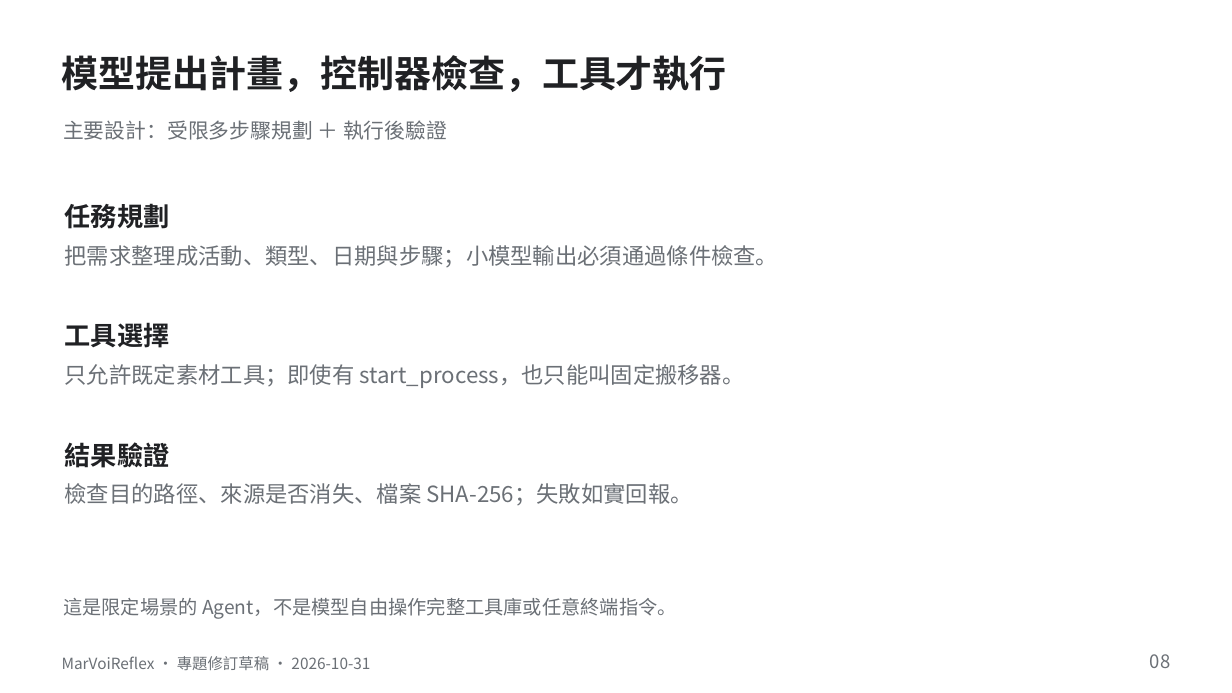
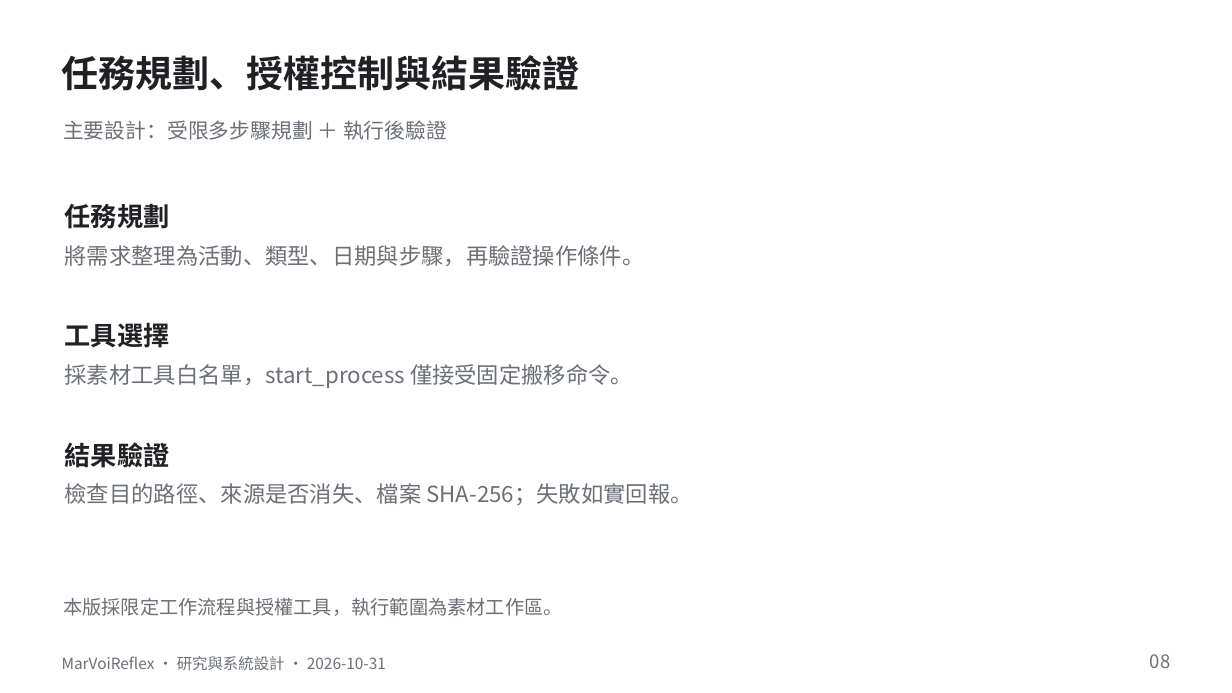
Before and after one commit to yo20ywork-max/MarVoiReflex, a slide deck: slide 8 of docs/presentation/MarVoiReflex-Revision-20261031.pptx. Drawn at 1232x693 pixels with LibreOffice and Linux fonts; fonts in the diff are those of the drawing. Boxes give left, top, right and bottom in pixels: in the first picture for what was removed or moved away, otherwise in the second. Text is boxed around its words. In the diff, an @@ line names an element or a change of style, - is before the commit and + after.

```diff
--- a/docs/presentation/MarVoiReflex-Revision-20261031.pptx
+++ b/docs/presentation/MarVoiReflex-Revision-20261031.pptx
@@ text at [62, 55, 579, 91]: text changed @@
-模型提出計畫，控制器檢查，工具才執行
+任務規劃、授權控制與結果驗證
@@ text at [65, 245, 645, 266]: text changed @@
-把需求整理成活動、類型、日期與步驟；小模型輸出必須通過條件檢查。
+將需求整理為活動、類型、日期與步驟，再驗證操作條件。
@@ text at [65, 364, 633, 388]: text changed @@
-只允許既定素材工具；即使有 start_process，也只能叫固定搬移器。
+採素材工具白名單，start_process 僅接受固定搬移命令。
@@ text at [63, 598, 563, 616]: text changed @@
-這是限定場景的 Agent，不是模型自由操作完整工具庫或任意終端指令。
+本版採限定工作流程與授權工具，執行範圍為素材工作區。
@@ text at [62, 656, 386, 670]: text changed @@
-MarVoiReflex · 專題修訂草稿 · 2026-10-31
+MarVoiReflex · 研究與系統設計 · 2026-10-31
```
Also in this commit, not shown: 23 other slides changed, 36 other files.
